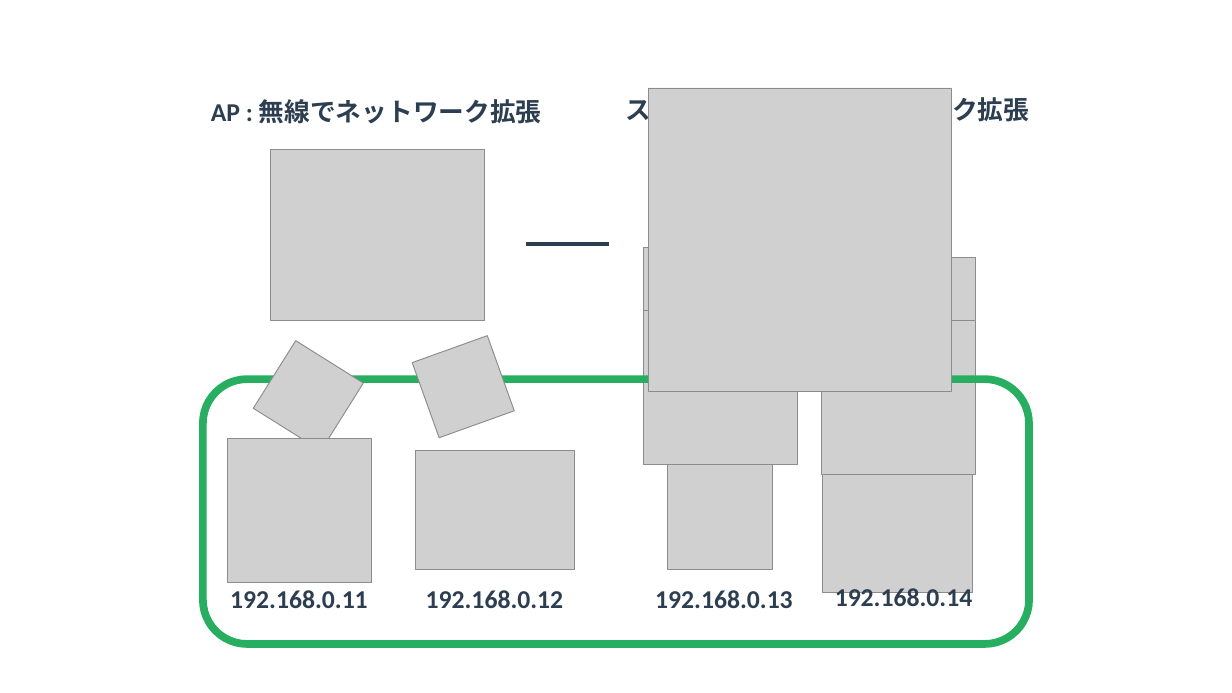
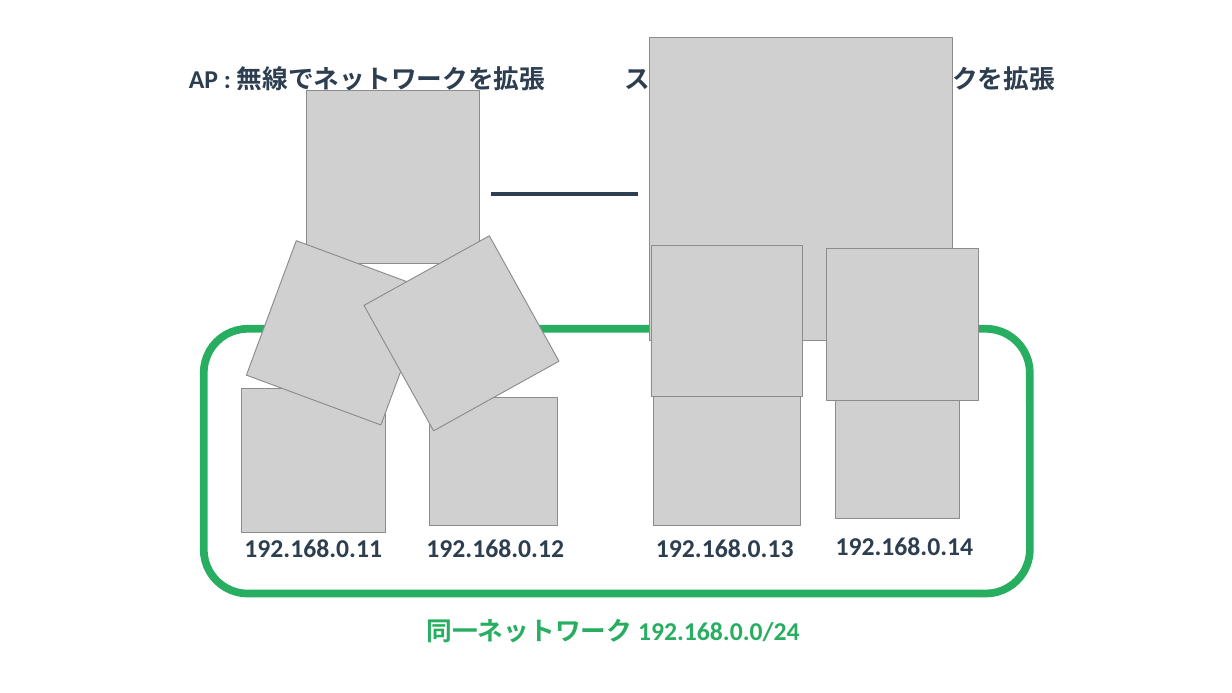
Before and after one commit to yuichi110/www.yuichi.com-network, a slide deck: slide 4 of slides/0010.pptx. Drawn at 1232x693 pixels with LibreOffice and Linux fonts; fonts in the diff are those of the drawing; grey boxes stand for pictures. Boxes give left, top, right and bottom in pixels: in the first picture for what was removed or moved away, otherwise in the second. Text is boxed around its words. In the diff, an @@ line names an element or a change of style, - is before the commit and + after.

```diff
--- a/slides/0010.pptx
+++ b/slides/0010.pptx
@@ text at box(189, 66, 545, 95): text changed @@
-AP : 無線でネットワーク拡張
+AP : 無線でネットワークを拡張
@@ text at box(625, 62, 1054, 95): text changed @@
-スイッチ : 有線でネットワーク拡張
+スイッチ : 有線でネットワークを拡張
@@ picture added at box(307, 91, 480, 263) @@
@@ picture removed at box(271, 149, 484, 320) @@
@@ line moved from (526, 244) - (609, 244) to (491, 194) - (638, 194) @@
@@ picture added at box(364, 236, 559, 431) @@
@@ picture added at box(247, 241, 431, 425) @@
@@ picture: place and size @@
-picture at box(643, 248, 798, 402)
+picture at box(652, 246, 803, 397)
@@ picture: place and size @@
-picture at box(822, 258, 976, 412)
+picture at box(827, 249, 979, 400)
@@ 3 texts, 1 picture, 1 rounded rectangle: place and size @@
-3 texts, 1 picture, 1 rounded rectangle at box(203, 88, 1030, 644)
+3 texts, 1 picture, 1 rounded rectangle at box(203, 38, 1030, 594)
@@ rectangle added at box(282, 315, 372, 341), fill #FFFFFF @@
@@ rectangle added at box(426, 316, 517, 342), fill #FFFFFF @@
@@ picture removed at box(643, 310, 798, 464) @@
@@ picture removed at box(822, 320, 976, 474) @@
@@ picture removed at box(254, 341, 363, 450) @@
@@ picture removed at box(412, 335, 514, 437) @@
@@ picture: place and size @@
-picture at box(227, 439, 372, 583)
+picture at box(241, 389, 385, 533)
@@ picture added at box(653, 378, 800, 525) @@
@@ picture added at box(430, 397, 558, 526) @@
@@ picture added at box(836, 394, 960, 518) @@
@@ picture removed at box(823, 443, 973, 593) @@
@@ picture removed at box(416, 451, 575, 570) @@
@@ picture removed at box(668, 464, 774, 569) @@
@@ text "192.168.0.11": place and size @@
-text "192.168.0.11" at box(230, 590, 368, 608)
+text "192.168.0.11" at box(244, 539, 382, 557)
@@ text added at box(426, 619, 800, 643), 20 pt, text #27AE60, bold @@
+同一ネットワーク 192.168.0.0/24
```
Also in this commit, not shown: 7 other slides changed, 1 slide removed, 27 other files.
